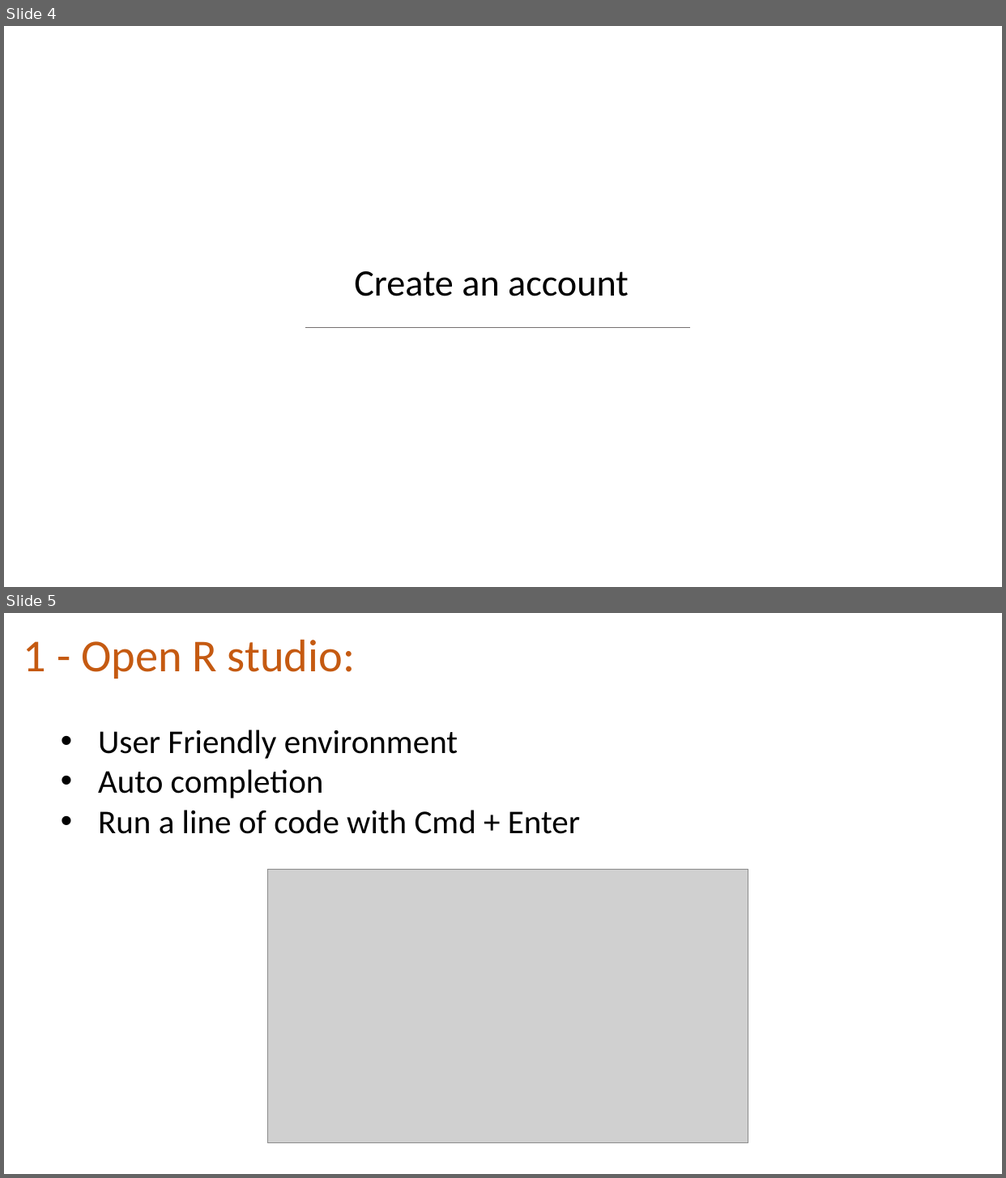
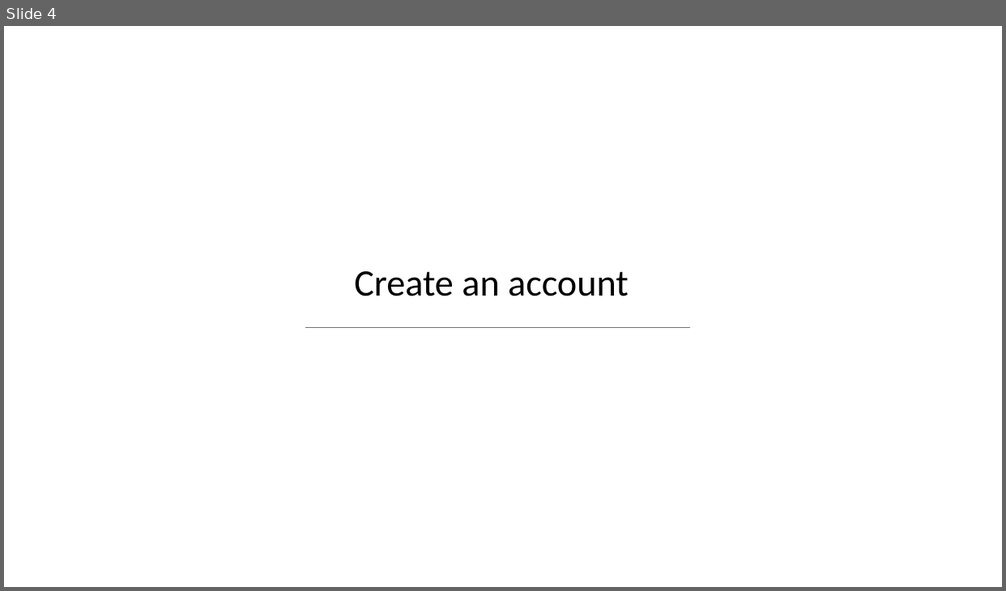
Before and after one commit to holtzy/Teaching, a slide deck: Intro_Github.pptx. Shown one above the other, each under a label of ours: slides 4 and 5 before the commit, slide 4 after it. The pictures are 1006x1178 and 1006x591 pixels, drawn with LibreOffice and Linux fonts; fonts in the diff are those of the drawing; grey boxes stand for pictures; background and template pictures are left out. Boxes give left, top, right and bottom in pixels: in the first picture for what was removed or moved away, otherwise in the second. Text is boxed around its words. In the diff, an @@ line names an element or a change of style, - is before the commit and + after.

```diff
--- a/Intro_Github.pptx
+++ b/Intro_Github.pptx
@@ slide 5 removed at bbox=[4, 613, 1002, 1174], background #FFFFFF @@
@@ text removed at bbox=[23, 639, 580, 834] @@
-1 - Open R studio:
-  • User Friendly environment
-  • Auto completion
-  • Run a line of code with Cmd + Enter
@@ picture removed at bbox=[267, 869, 748, 1143] @@
```
Also in this commit, not shown: 1 slide changed, 5 slides added, 2 other slides removed.
